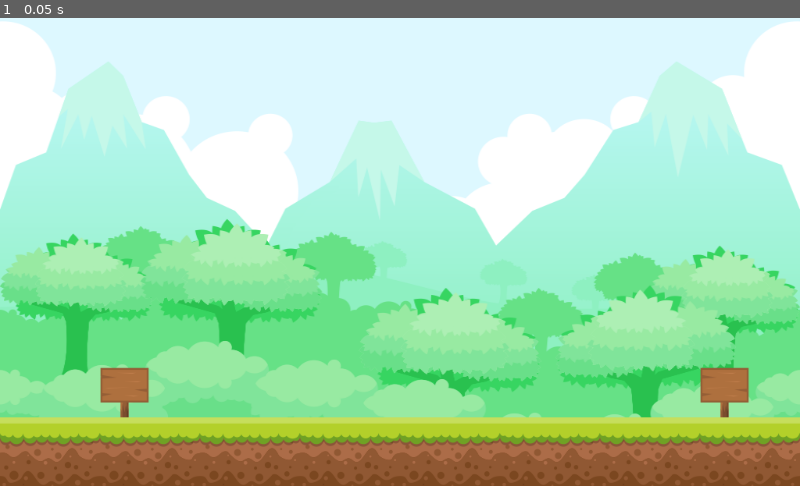
Above: before the commit, frame 1.
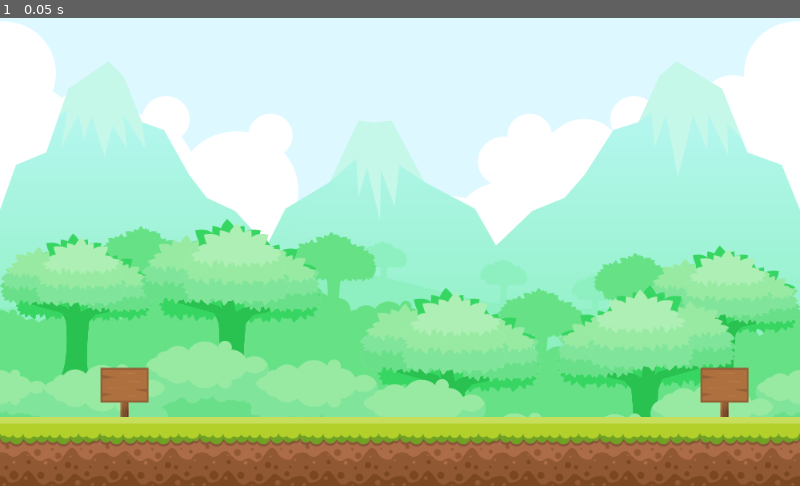
Above: after the commit, the same moment.

Repository: AndoniainaNantenaina/Rabbit_game
Game: Godot game, scene res://Main.tscn
The game is run twice, just before and just after one commit, with the same random seed, the same clock (stepped at 60 frames per second) and the same inputs.
Inputs:
- Up to frame 1 (0.05 s): no input

The runs differ from the first frame. In frame 1, less than 0.1% of the frame differs, in the area x 0-100%, y 85-86%.

Commit message:
Configuration viewport + Init layers

Diff:
--- a/project.godot
+++ b/project.godot
@@ -19,6 +19,17 @@
 run/main_scene="res://Main.tscn"
 config/icon="res://icon.png"
 
+[display]
+
+window/stretch/mode="2d"
+window/stretch/aspect="keep"
+
+[layer_names]
+
+2d_physics/layer_1="environment"
+2d_physics/layer_2="player"
+2d_physics/layer_3="object"
+
 [rendering]
 
 quality/driver/driver_name="GLES2"
